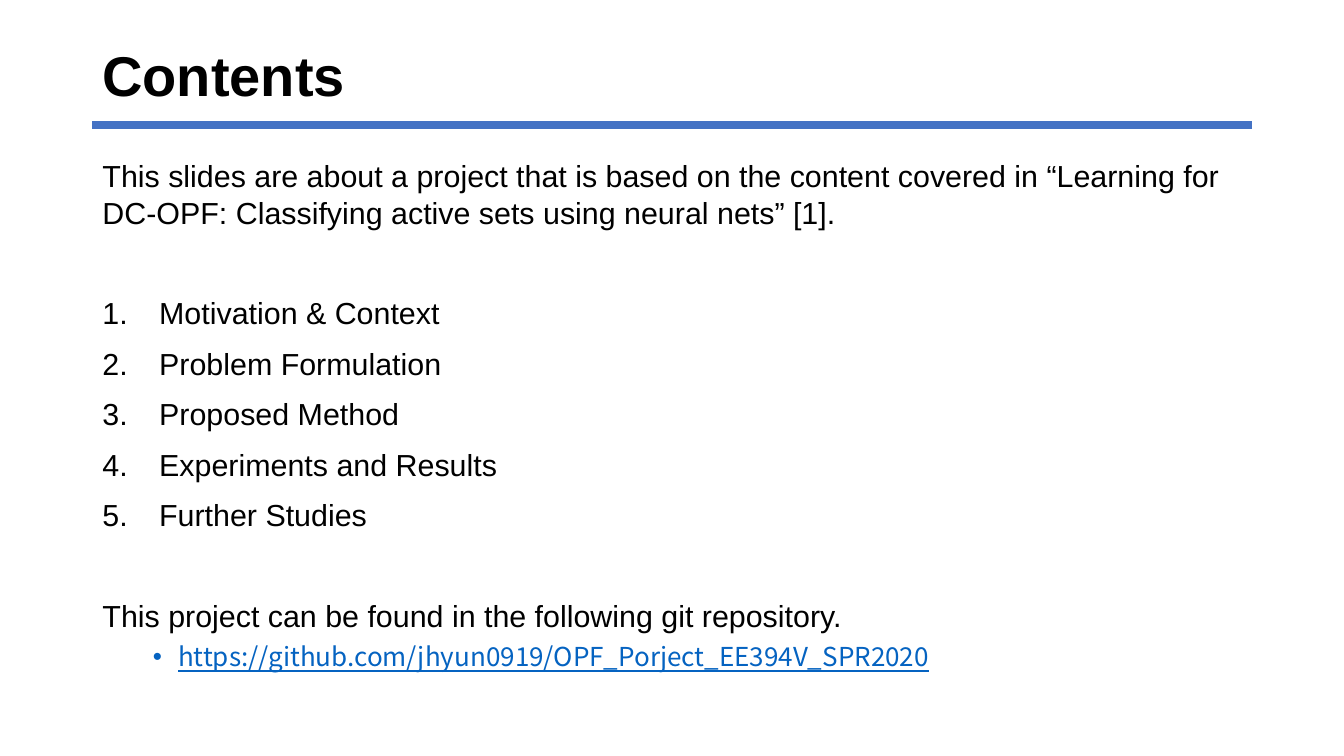
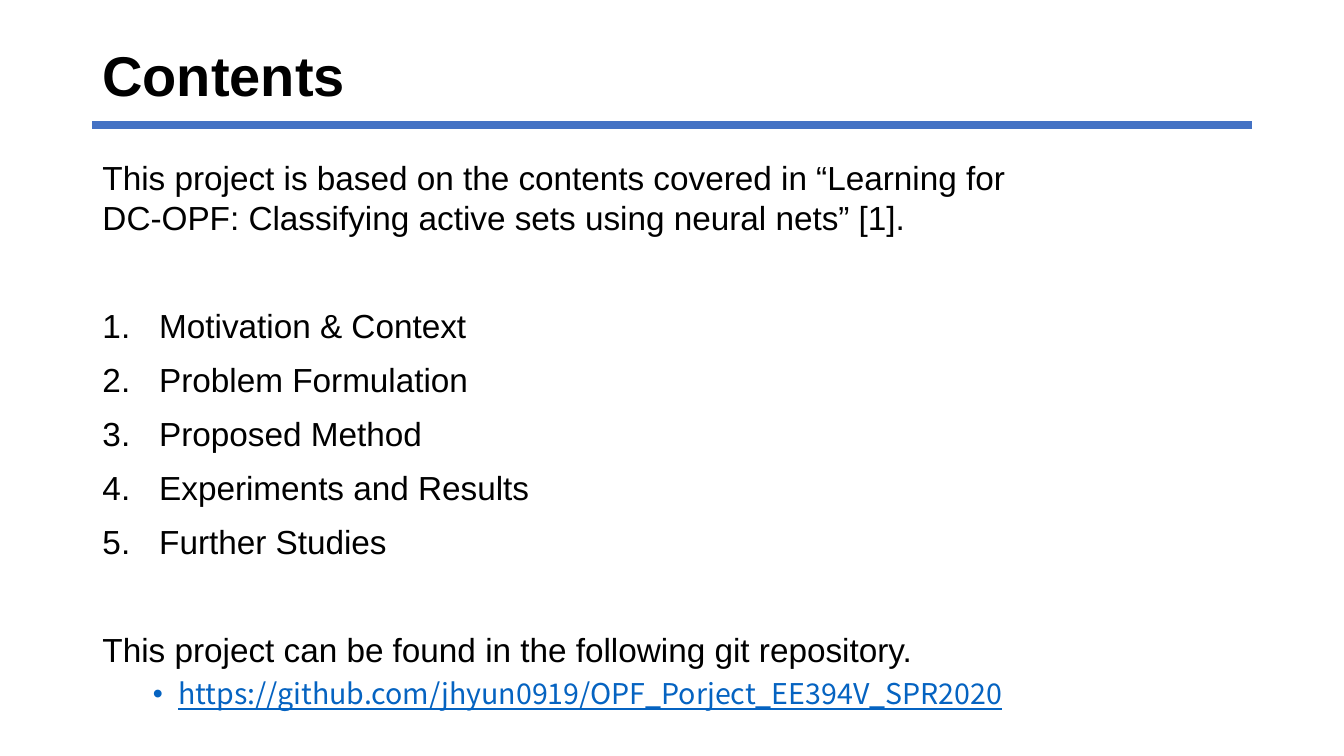
Before and after one commit to jhyun0919/Project_EE394V_SPR2020, a slide deck: slide 2 of report/presentation_slides.pptx. Drawn at 1344x756 pixels with LibreOffice and Linux fonts; fonts in the diff are those of the drawing. Boxes give left, top, right and bottom in pixels: in the first picture for what was removed or moved away, otherwise in the second. Text is boxed around its words. In the diff, an @@ line names an element or a change of style, - is before the commit and + after.

```diff
--- a/report/presentation_slides.pptx
+++ b/report/presentation_slides.pptx
@@ text at <box>102,166,1005,236</box>: text changed; size 21.7 to 23.8 pt @@
-This slides are about a project that is based on the content covered in “Learning for DC-OPF: Classifying active sets using neural nets” [1].
+This project is based on the contents covered in “Learning for
+DC-OPF: Classifying active sets using neural nets” [1].
@@ text at <box>102,314,1002,711</box>: size 21.7 to 23.8 pt in "Motivation & Context", "Problem Formulation", "Proposed Method", "Experiments and Results" and 2 more places; size 18.6 to 20.4 pt in "https://github.com/jhyun0919/OPF_Porject_EE394V_SPR2020" @@
```
Also in this commit, not shown: 7 other slides changed.
